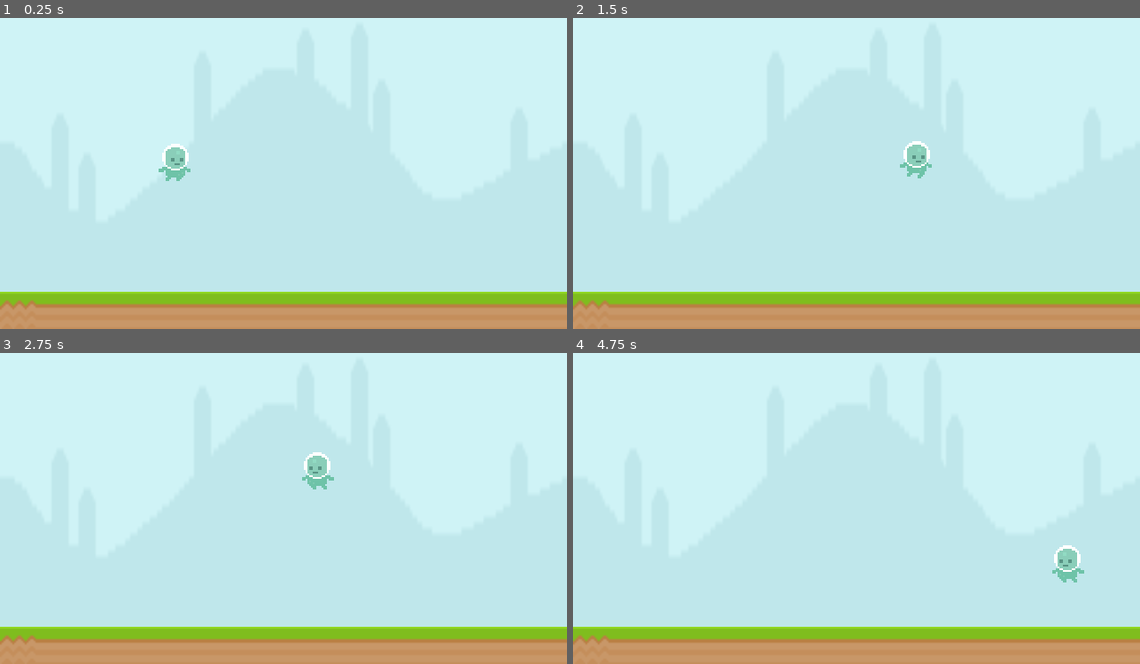
Above: before the commit, frames 1-4 (two rows, left to right).
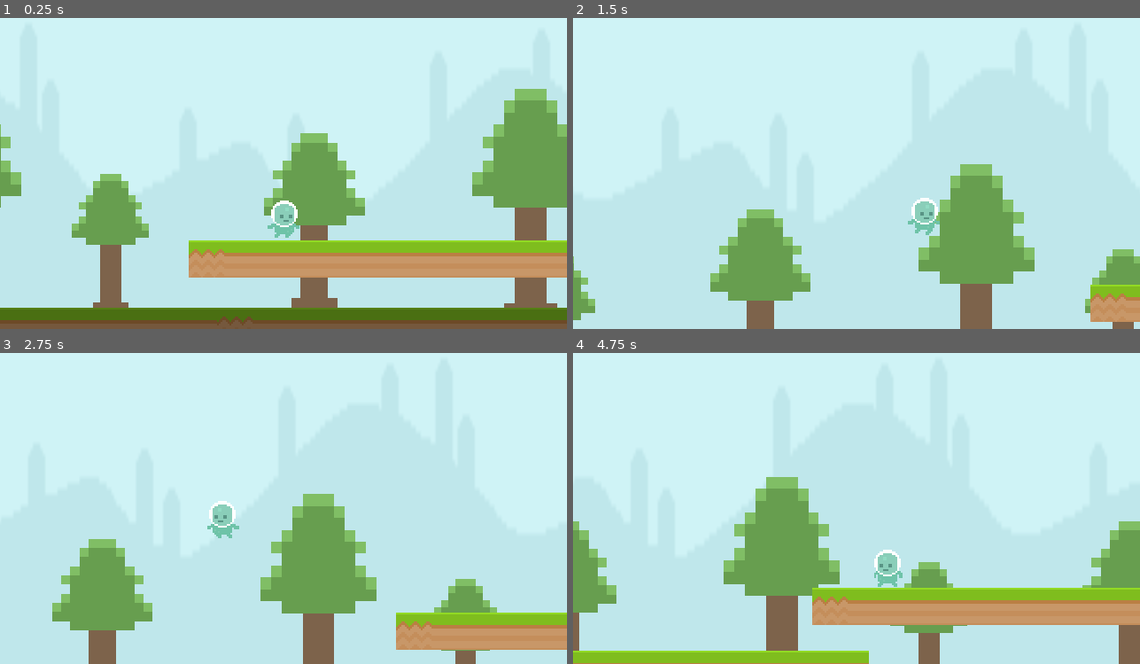
Above: after the commit, the same moments.

Repository: ludover-workshop/puzzle-platformer-2022
Game: Godot game, scene res://Main.tscn
Two runs of this game, one before a commit and one after it. Both use one fixed random seed, a clock stepped at 60 frames per second and the inputs below.
Inputs:
- Up to frame 1 (0.25 s): no input
- Up to frame 2 (1.5 s): hold Right (move_right) from 0.53 s (still down); tap Space (jump) at 0.6, 0.77, 1.07, 1.35 s
- Up to frame 3 (2.75 s): tap Space (jump) at 1.52, 1.82, 2.1 s; release Right (move_right) at 2.03 s; hold Left (move_left) from 2.03 s (still down)
- Up to frame 4 (4.75 s): release Left (move_left) at 2.78 s; hold Right (move_right) 2.78-4.28 s; tap Space (jump) at 2.85, 3.02, 3.32, 3.6, 3.77, 4.07, 4.35, 4.52 s; hold Left (move_left) from 4.28 s (still down)

The runs differ from the first frame. In frame 1, 33% of the frame differs, in the area x 0-100%, y 22-100%; in frame 2, 22%; in frame 3, 23%; in frame 4, 29%.

Commit message:
Cambios clase 2

Diff:
--- a/Main.tscn
+++ b/Main.tscn
@@ -1,10 +1,21 @@
-[gd_scene load_steps=3 format=2]
+[gd_scene load_steps=4 format=2]
 
 [ext_resource path="res://player/Player.tscn" type="PackedScene" id=1]
 [ext_resource path="res://playground/Playground.tscn" type="PackedScene" id=2]
+[ext_resource path="res://camera/Camera2D.gd" type="Script" id=3]
 
 [node name="Main" type="Node2D"]
 
 [node name="Player" parent="." instance=ExtResource( 1 )]
+position = Vector2( 54, 155 )
 
 [node name="Playground" parent="." instance=ExtResource( 2 )]
+
+[node name="Camera2D" type="Camera2D" parent="."]
+position = Vector2( 53, 157 )
+offset = Vector2( 0, -30 )
+current = true
+smoothing_enabled = true
+editor_draw_limits = true
+editor_draw_drag_margin = true
+script = ExtResource( 3 )
--- /dev/null
+++ b/camera/Camera2D.gd
@@ -0,0 +1,8 @@
+extends Camera2D
+
+export(NodePath) var player_path = @"../Player"
+
+onready var player = get_node(player_path)
+
+func _process(delta):
+	position = player.position
--- a/player/Player.gd
+++ b/player/Player.gd
@@ -2,32 +2,28 @@
 
 var velocity: Vector2 = Vector2.ZERO
 
-export(float) var move_speed: float = 100
+export(float) var max_move_speed: float = 200
+export(float) var move_acceleration: float = 400
 export(float) var gravity: float = 400
 export(float) var jump_speed: float = 250
 
+var movement_direction = Vector2.ZERO
+
 func _physics_process(delta):
-	var movement_direction = Vector2.ZERO
+	movement_direction = Vector2.ZERO
 
 	if Input.is_action_pressed("move_right"):
 		movement_direction = Vector2.RIGHT
-		$PlayerSprites.flip_h = false
 	if Input.is_action_pressed("move_left"):
 		movement_direction = Vector2.LEFT
-		$PlayerSprites.flip_h = true
-
-	if is_on_floor():
-		if movement_direction != Vector2.ZERO:
-			$PlayerSprites.play("walk")
-		else:
-			$PlayerSprites.play("idle")
-	else:
-		$PlayerSprites.play("jump")
 
 	if Input.is_action_just_pressed("jump") && is_on_floor():
-		velocity.y -= jump_speed
+		velocity.y = -jump_speed
 
-	velocity.x = movement_direction.x * move_speed
-	velocity.y = velocity.y + gravity * delta
+	#velocity.x = clamp(velocity.x + movement_direction.x * move_acceleration * delta, -max_move_speed, max_move_speed)
+
+	velocity.x = move_toward(velocity.x,  movement_direction.x * max_move_speed, move_acceleration * delta)
+
+	velocity = velocity + Vector2.DOWN * gravity * delta
 
 	velocity = move_and_slide(velocity, Vector2.UP)
--- a/player/Player.tscn
+++ b/player/Player.tscn
@@ -1,11 +1,21 @@
-[gd_scene load_steps=10 format=2]
+[gd_scene load_steps=11 format=2]
 
 [ext_resource path="res://player/player_sprite.png" type="Texture" id=1]
 [ext_resource path="res://player/Player.gd" type="Script" id=2]
+[ext_resource path="res://player/PlayerCapsule.tres" type="Shape2D" id=3]
+[ext_resource path="res://player/PlayerSprites.gd" type="Script" id=4]
 
 [sub_resource type="AtlasTexture" id=1]
 atlas = ExtResource( 1 )
 region = Rect2( 0, 0, 21, 21 )
+
+[sub_resource type="AtlasTexture" id=7]
+atlas = ExtResource( 1 )
+region = Rect2( 147, 0, 21, 21 )
+
+[sub_resource type="AtlasTexture" id=8]
+atlas = ExtResource( 1 )
+region = Rect2( 168, 0, 21, 21 )
 
 [sub_resource type="AtlasTexture" id=5]
 atlas = ExtResource( 1 )
@@ -15,14 +25,6 @@
 atlas = ExtResource( 1 )
 region = Rect2( 210, 0, 21, 21 )
 
-[sub_resource type="AtlasTexture" id=7]
-atlas = ExtResource( 1 )
-region = Rect2( 147, 0, 21, 21 )
-
-[sub_resource type="AtlasTexture" id=8]
-atlas = ExtResource( 1 )
-region = Rect2( 168, 0, 21, 21 )
-
 [sub_resource type="SpriteFrames" id=2]
 animations = [ {
 "frames": [ SubResource( 1 ) ],
@@ -30,20 +32,16 @@
 "name": "idle",
 "speed": 5.0
 }, {
+"frames": [ SubResource( 7 ), SubResource( 8 ) ],
+"loop": true,
+"name": "jump",
+"speed": 5.0
+}, {
 "frames": [ SubResource( 5 ), SubResource( 6 ) ],
 "loop": true,
 "name": "walk",
 "speed": 5.0
-}, {
-"frames": [ SubResource( 7 ), SubResource( 8 ) ],
-"loop": true,
-"name": "jump",
-"speed": 5.0
 } ]
-
-[sub_resource type="CapsuleShape2D" id=4]
-radius = 7.0
-height = 8.0
 
 [node name="Player" type="KinematicBody2D"]
 position = Vector2( 99, 94 )
@@ -55,7 +53,7 @@
 [node name="PlayerSprites" type="AnimatedSprite" parent="."]
 frames = SubResource( 2 )
 animation = "idle"
+script = ExtResource( 4 )
 
 [node name="CollisionShape2D" type="CollisionShape2D" parent="."]
-visible = false
-shape = SubResource( 4 )
+shape = ExtResource( 3 )
--- /dev/null
+++ b/player/PlayerCapsule.tres
@@ -0,0 +1,5 @@
+[gd_resource type="CapsuleShape2D" format=2]
+
+[resource]
+radius = 7.0
+height = 8.0
--- /dev/null
+++ b/player/PlayerSprites.gd
@@ -0,0 +1,17 @@
+extends AnimatedSprite
+
+onready var player = get_parent()
+
+func _process(delta):
+	if player.movement_direction == Vector2.RIGHT:
+		flip_h = false
+	if player.movement_direction == Vector2.LEFT:
+		flip_h = true
+
+	if player.is_on_floor():
+		if abs(player.velocity.x) > 10:
+			play("walk")
+		else:
+			play("idle")
+	else:
+		play("jump")
--- /dev/null
+++ b/playground/Platform.tscn
@@ -0,0 +1,20 @@
+[gd_scene load_steps=3 format=2]
+
+[ext_resource path="res://playground/platform.png" type="Texture" id=1]
+
+[sub_resource type="RectangleShape2D" id=3]
+extents = Vector2( 160, 10.5 )
+
+[node name="Platform" type="StaticBody2D"]
+position = Vector2( 160, 189.5 )
+__meta__ = {
+"_edit_group_": true
+}
+
+[node name="PlatformSprite" type="Sprite" parent="."]
+texture = ExtResource( 1 )
+region_enabled = true
+region_rect = Rect2( 0, 0, 320, 21 )
+
+[node name="CollisionShape2D" type="CollisionShape2D" parent="."]
+shape = SubResource( 3 )
--- a/playground/Playground.tscn
+++ b/playground/Playground.tscn
@@ -1,29 +1,62 @@
-[gd_scene load_steps=4 format=2]
+[gd_scene load_steps=5 format=2]
 
 [ext_resource path="res://playground/platform.png" type="Texture" id=1]
 [ext_resource path="res://playground/background.png" type="Texture" id=2]
-
-[sub_resource type="RectangleShape2D" id=3]
-extents = Vector2( 160, 10.5 )
+[ext_resource path="res://playground/tile_0673.png" type="Texture" id=3]
+[ext_resource path="res://playground/Platform.tscn" type="PackedScene" id=4]
 
 [node name="Playground" type="Node2D"]
 
-[node name="Background" type="Sprite" parent="."]
-position = Vector2( 160, 99.5 )
+[node name="ParallaxBackground" type="ParallaxBackground" parent="."]
+
+[node name="ParallaxLayer" type="ParallaxLayer" parent="ParallaxBackground"]
+motion_scale = Vector2( 0.5, 0 )
+motion_offset = Vector2( 0, -100 )
+motion_mirroring = Vector2( 320, 0 )
+
+[node name="Background" type="Sprite" parent="ParallaxBackground/ParallaxLayer"]
+position = Vector2( 160, 99.4999 )
 scale = Vector2( 1.38528, 3.19048 )
 z_index = -10
 texture = ExtResource( 2 )
 
-[node name="Platform" type="StaticBody2D" parent="."]
-position = Vector2( 160, 189.5 )
-__meta__ = {
-"_edit_group_": true
-}
+[node name="ParallaxLayer2" type="ParallaxLayer" parent="ParallaxBackground"]
+motion_scale = Vector2( 0.7, 0.7 )
+motion_mirroring = Vector2( 320, 0 )
 
-[node name="PlatformSprite" type="Sprite" parent="Platform"]
+[node name="Tile0673" type="Sprite" parent="ParallaxBackground/ParallaxLayer2"]
+position = Vector2( 55, 124 )
+scale = Vector2( 5.16667, 5.16667 )
+texture = ExtResource( 3 )
+
+[node name="Tile0674" type="Sprite" parent="ParallaxBackground/ParallaxLayer2"]
+position = Vector2( 177, 112 )
+scale = Vector2( 5.96429, 6.72619 )
+texture = ExtResource( 3 )
+
+[node name="Tile0675" type="Sprite" parent="ParallaxBackground/ParallaxLayer2"]
+position = Vector2( 260, 137 )
+scale = Vector2( 3.96429, 4.0119 )
+texture = ExtResource( 3 )
+
+[node name="Platform" type="Sprite" parent="ParallaxBackground/ParallaxLayer2"]
+modulate = Color( 0.584314, 0.584314, 0.584314, 1 )
+position = Vector2( 160, 189 )
 texture = ExtResource( 1 )
 region_enabled = true
 region_rect = Rect2( 0, 0, 320, 21 )
 
-[node name="CollisionShape2D" type="CollisionShape2D" parent="Platform"]
-shape = SubResource( 3 )
+[node name="Platform" parent="." instance=ExtResource( 4 )]
+
+[node name="Platform2" parent="." instance=ExtResource( 4 )]
+position = Vector2( 448, 154 )
+
+[node name="Platform3" parent="." instance=ExtResource( 4 )]
+position = Vector2( 754, 195 )
+
+[node name="Platform4" parent="." instance=ExtResource( 4 )]
+position = Vector2( 984, 127 )
+rotation = -0.244477
+
+[node name="Platform5" parent="." instance=ExtResource( 4 )]
+position = Vector2( 1327, 22 )
--- a/project.godot
+++ b/project.godot
@@ -22,6 +22,30 @@
 window/vsync/use_vsync=false
 window/stretch/mode="2d"
 window/stretch/aspect="keep"
+
+[importer_defaults]
+
+texture={
+"compress/bptc_ldr": 0,
+"compress/hdr_mode": 0,
+"compress/lossy_quality": 0.7,
+"compress/mode": 0,
+"compress/normal_map": 0,
+"detect_3d": false,
+"flags/anisotropic": false,
+"flags/filter": false,
+"flags/mipmaps": false,
+"flags/repeat": 0,
+"flags/srgb": 2,
+"process/HDR_as_SRGB": false,
+"process/fix_alpha_border": true,
+"process/invert_color": false,
+"process/normal_map_invert_y": false,
+"process/premult_alpha": false,
+"size_limit": 0,
+"stream": false,
+"svg/scale": 1.0
+}
 
 [input]
 
Binary file added: playground/tile_0673.png
Not shown, added: playground/tile_0673.png.import
